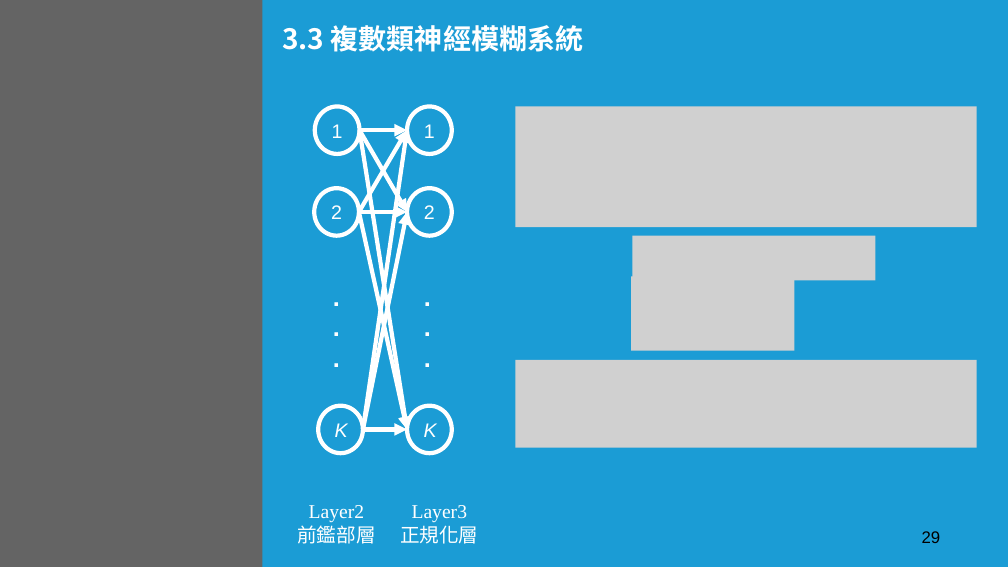
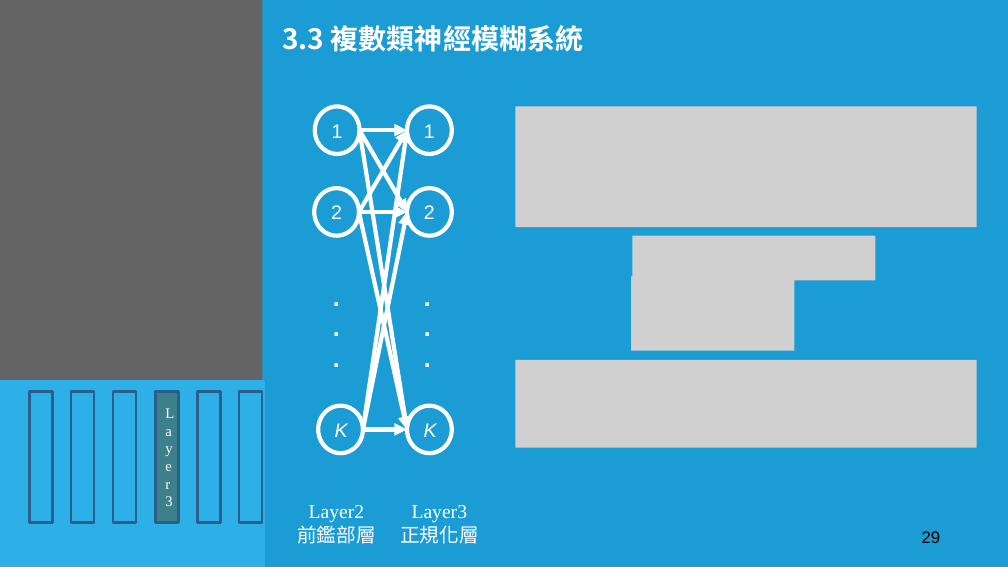
Before and after one commit to add11013/AI, a slide deck: slide 29 of Master Dissertation/碩士論文.pptx. Drawn at 1008x567 pixels with LibreOffice and Linux fonts; fonts in the diff are those of the drawing; grey boxes stand for pictures; background and template pictures are left out; a plain dark background stands for a picture behind light text. Boxes give left, top, right and bottom in pixels: in the first picture for what was removed or moved away, otherwise in the second. Text is boxed around its words. In the diff, an @@ line names an element or a change of style, - is before the commit and + after.

```diff
--- a/Master Dissertation/碩士論文.pptx
+++ b/Master Dissertation/碩士論文.pptx
@@ rectangle added at (0,382,264,567), fill #2DB0E8, outline #2DB0E8 2 pt @@
@@ rectangle added at (29,391,52,522), fill #2DB0E8, outline #2B5F8A 2 pt @@
@@ rectangle added at (72,391,95,522), fill #2DB0E8, outline #2B5F8A 2 pt @@
@@ rectangle added at (113,391,136,522), fill #2DB0E8, outline #2B5F8A 2 pt @@
@@ rectangle added at (155,391,178,522), fill #3D808C, outline #2B5F8A 2 pt, 10.5 pt, text #FFFFFF @@
+Layer3
@@ rectangle added at (198,391,221,522), fill #2DB0E8, outline #2B5F8A 2 pt @@
@@ rectangle added at (239,391,262,522), fill #2DB0E8, outline #2B5F8A 2 pt @@
```
Also in this commit, not shown: 17 other slides changed, 29 slides added, 7 other files.
